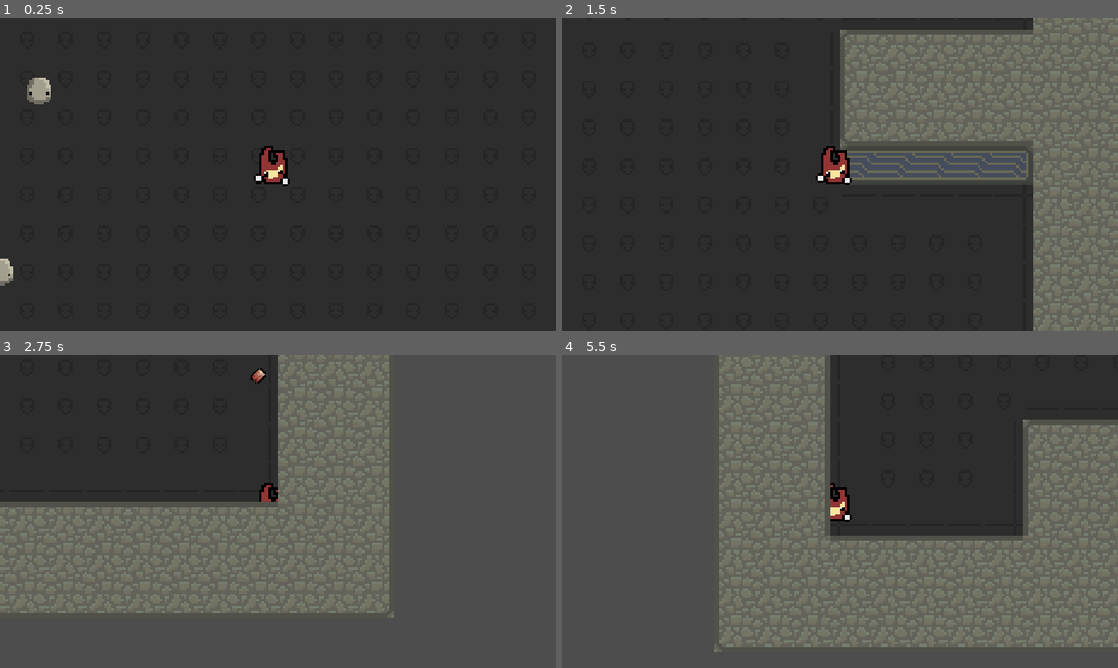
Above: before the commit, frames 1-4 (two rows, left to right).
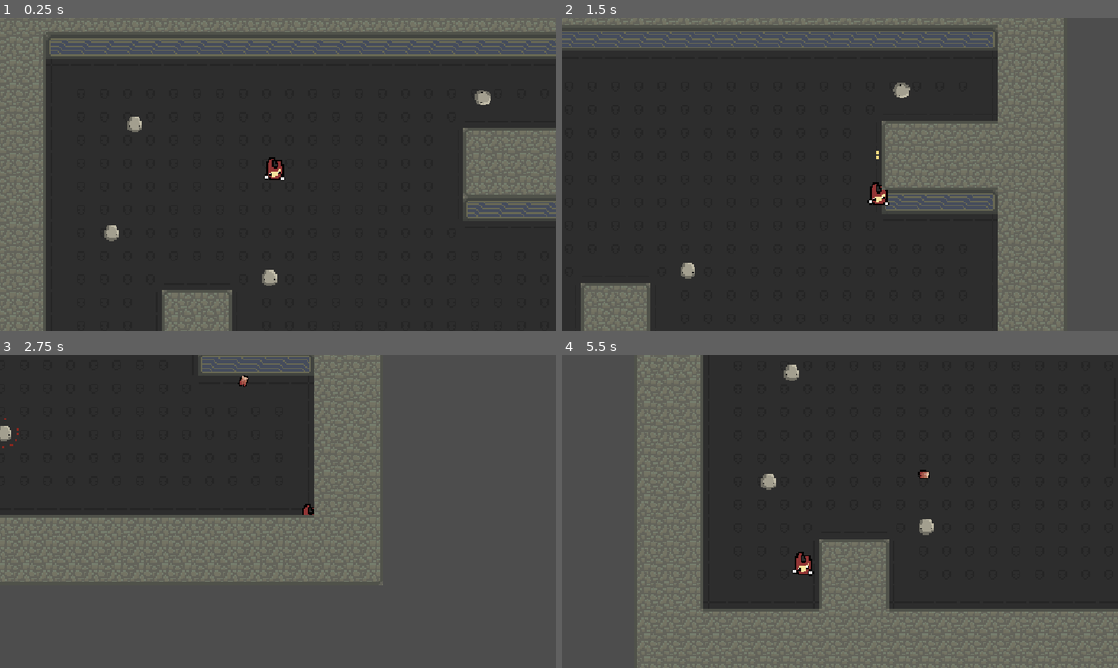
Above: after the commit, the same moments.

Repository: rileyrowanosborne/doctor-smell
Game: Godot game, scene res://Scenes/game.tscn
The game is run twice, just before and just after one commit, with the same random seed, the same clock (stepped at 60 frames per second) and the same inputs.
Inputs (mouse positions are in pixels of both pictures, inside the frame that each line leads up to):
- Up to frame 1 (0.25 s): no input
- Up to frame 2 (1.5 s): move the mouse to (962, 158) at 0.52 s; press the mouse at (962, 158) at 0.53 s; hold D (Right) 0.53-1.28 s; move the mouse to (728, 190) at 1.27 s; release the mouse at (728, 190) at 1.28 s; hold S (Down) from 1.28 s (still down); click (728, 190) at 1.35 s
- Up to frame 3 (2.75 s): move the mouse to (333, 442) at 2.02 s; release S (Down) at 2.03 s; press the mouse at (333, 442) at 2.03 s; hold D (Right) from 2.03 s (still down)
- Up to frame 4 (5.5 s): move the mouse to (812, 574) at 2.77 s; release D (Right) at 2.78 s; release the mouse at (812, 574) at 2.78 s; hold W (Up) 2.78-3.53 s; click (812, 574) at 2.85 s; move the mouse to (1006, 558) at 3.52 s; press the mouse at (1006, 558) at 3.53 s; hold A (Left) 3.53-5.03 s; move the mouse to (673, 464) at 4.27 s; release the mouse at (673, 464) at 4.28 s; click (673, 464) at 4.35 s; move the mouse to (867, 511) at 5.02 s; press the mouse at (867, 511) at 5.03 s; hold S (Down) from 5.03 s (still down)

The runs differ from the first frame. In frame 1, 26% of the frame differs, in the area x 0-100%, y 0-100%; in frame 2, 31%; in frame 3, 15%; in frame 4, 45%, in the area x 13-100%, y 0-100%.

Commit message:
Projectile swapping is dopeeee

Diff:
--- a/Scenes/game.tscn
+++ b/Scenes/game.tscn
@@ -11,7 +11,9 @@
 
 [node name="Camera2D" type="Camera2D" parent="Player" unique_id=1830034883]
 position = Vector2(2, -4)
-zoom = Vector2(5, 5)
+zoom = Vector2(3, 3)
+position_smoothing_enabled = true
+position_smoothing_speed = 3.0
 
 [node name="MainTileSet" parent="." unique_id=761452882 instance=ExtResource("2_qxrlw")]
 tile_map_data = PackedByteArray("AAAMAAcAAAACAAYAAAAMAAYAAAACAAUAAAAMAAUAAAACAAUAAAAMAAQAAAACAAUAAAAMAAMAAAACAAUAAAAMAA …(9200 unchanged characters)…
--- a/Scenes/player.tscn
+++ b/Scenes/player.tscn
@@ -15,7 +15,7 @@
 [node name="Player" type="CharacterBody2D" unique_id=1005723831]
 z_index = 5
 z_as_relative = false
-collision_mask = 10
+collision_mask = 12
 script = ExtResource("1_cvnsp")
 
 [node name="Sprite2D" type="Sprite2D" parent="." unique_id=648734983]
@@ -23,21 +23,18 @@
 texture = ExtResource("3_vgqql")
 
 [node name="CollisionShape2D" type="CollisionShape2D" parent="." unique_id=1336876912]
-visible = false
 position = Vector2(0, -2)
 shape = SubResource("CircleShape2D_v0iea")
 
 [node name="HurtBox" parent="." unique_id=1888837554 instance=ExtResource("3_6t5aa")]
-collision_mask = 4
+collision_mask = 0
 
 [node name="CollisionShape2D" type="CollisionShape2D" parent="HurtBox" unique_id=500064912]
-visible = false
 position = Vector2(0, -6)
 shape = SubResource("CapsuleShape2D_vgqql")
 
 [node name="LilHands" parent="." unique_id=570133942 instance=ExtResource("5_fkybt")]
 position = Vector2(0, -7)
-is_mini = true
 
 [node name="DamageTimer" type="Timer" parent="." unique_id=851315496]
 wait_time = 0.2
--- a/Scenes/projectile.tscn
+++ b/Scenes/projectile.tscn
@@ -4,22 +4,24 @@
 [ext_resource type="PackedScene" uid="uid://dj8a23bhreupf" path="res://Scenes/small_pop.tscn" id="2_d4467"]
 [ext_resource type="PackedScene" uid="uid://c4dw2bgemdyjb" path="res://Scenes/hit_box.tscn" id="2_yr2qt"]
 [ext_resource type="Texture2D" uid="uid://dncwug0u8gsp0" path="res://Assets/Sprites/MiscSprites/LilProjectile.png" id="3_d4467"]
+[ext_resource type="Script" uid="uid://iot4kphlsknq" path="res://Scripts/projectile_sprite.gd" id="4_e1077"]
 
 [sub_resource type="CircleShape2D" id="CircleShape2D_tl4hk"]
-radius = 3.0
+radius = 4.0
 
 [sub_resource type="CircleShape2D" id="CircleShape2D_d4467"]
 radius = 3.0
 
 [node name="Projectile" type="RigidBody2D" unique_id=1734071386]
 z_index = 4
-collision_layer = 0
-collision_mask = 0
+collision_layer = 2
+collision_mask = 12
 script = ExtResource("1_f8cdk")
 small_pop_scene = ExtResource("2_d4467")
 
 [node name="ProjectileSprite" type="Sprite2D" parent="." unique_id=2040920223]
 texture = ExtResource("3_d4467")
+script = ExtResource("4_e1077")
 
 [node name="HitBox" parent="." unique_id=1545500786 instance=ExtResource("2_yr2qt")]
 collision_layer = 2
--- a/Scenes/small_pop.tscn
+++ b/Scenes/small_pop.tscn
@@ -57,7 +57,7 @@
 }],
 "loop": false,
 "name": &"Explode",
-"speed": 5.0
+"speed": 10.0
 }]
 
 [node name="SmallPop" type="Node2D" unique_id=89459081]
--- a/Scenes/wandering_enemy.tscn
+++ b/Scenes/wandering_enemy.tscn
@@ -3,7 +3,6 @@
 [ext_resource type="Texture2D" uid="uid://cd6w7vpmk7b28" path="res://Assets/Sprites/MiscSprites/Rog.png" id="1_pevvp"]
 [ext_resource type="Script" uid="uid://8lx214mr5mr4" path="res://Scripts/wandering_enemy.gd" id="1_q0jbq"]
 [ext_resource type="PackedScene" uid="uid://b0r5pu3j8n1f8" path="res://Scenes/hurt_box.tscn" id="2_ca4o8"]
-[ext_resource type="PackedScene" uid="uid://cyg1spim2ef02" path="res://Scenes/health_component.tscn" id="4_6tads"]
 [ext_resource type="Texture2D" uid="uid://detyx08w6mkyi" path="res://Assets/Sprites/SpriteSheets/SparkAnim-Sheet.png" id="5_75f7r"]
 [ext_resource type="PackedScene" uid="uid://c4dw2bgemdyjb" path="res://Scenes/hit_box.tscn" id="6_b88ek"]
 
@@ -69,6 +68,7 @@
 z_index = 5
 z_as_relative = false
 collision_layer = 4
+collision_mask = 3
 script = ExtResource("1_q0jbq")
 
 [node name="GroundPoundAnim" type="AnimatedSprite2D" parent="." unique_id=1269014971]
@@ -81,16 +81,13 @@
 
 [node name="HurtBox" parent="." unique_id=1888837554 instance=ExtResource("2_ca4o8")]
 collision_layer = 4
-collision_mask = 2
+collision_mask = 0
 
 [node name="CollisionShape2D" type="CollisionShape2D" parent="HurtBox" unique_id=194167572]
 shape = SubResource("CircleShape2D_ca4o8")
 
 [node name="CollisionShape2D" type="CollisionShape2D" parent="." unique_id=1080250589]
 shape = SubResource("CircleShape2D_q0jbq")
-
-[node name="HealthComponent" parent="." unique_id=1630752310 instance=ExtResource("4_6tads")]
-health = 50.0
 
 [node name="GroundPoundHitBox" parent="." unique_id=1545500786 instance=ExtResource("6_b88ek")]
 collision_layer = 0
--- a/Scripts/hit_box.gd
+++ b/Scripts/hit_box.gd
@@ -11,6 +11,10 @@
 
 
 
+
 func _on_body_entered(body: Node2D) -> void:
 	if get_parent().has_method("explode"):
-		get_parent().explode()
+		if PlayerInfo.can_ricochet:
+			return
+		else:
+			get_parent().explode()
--- a/Scripts/player.gd
+++ b/Scripts/player.gd
@@ -9,7 +9,7 @@
 var current_health : float = 150.0
 
 
-var speed : float = 250.0
+var speed : float = 200.0
 var accel : float = 8.0
 
 var input : Vector2
--- a/Scripts/projectile.gd
+++ b/Scripts/projectile.gd
@@ -5,15 +5,32 @@
 #nodes
 @onready var projectile_sprite : Sprite2D = $ProjectileSprite
 
+
+
+#assets
+	#Base projectiles
+const HUGE_LIL_PROJECTILES = preload("uid://cake47m60bpuq")
+const LIL_PROJECTILE = preload("uid://dncwug0u8gsp0")
+const LIL_LIL_PROJECTILE = preload("uid://6ecuv1y6uheh")
+
+	#Ricochet projectiles
+const LIL_LIL_RICOCHET_PROJECTILE = preload("uid://cmw1xcedfsuc8")
+const LIL_RICHOCHET_PROJECTILE = preload("uid://deg5i8pwhsji6")
+const RICOCHET_PROJECTILE = preload("uid://r554hp13km8q")
+
+
+
 @export var small_pop_scene : PackedScene
 
 
 var projectile_direction : Vector2
 
+
 #base stats for projectiles
 var speed : float = 150
 var fire_rate_delay : float = .5
-
+var total_bounces : int = 0
+var total_max_bounces : int = 3
 
 
 func _ready() -> void:
@@ -22,33 +39,59 @@
 
 func projectile_type():
 	if PlayerInfo.is_huge:
-		projectile_sprite.scale = Vector2(3,3)
-		PlayerInfo.fire_rate_delay =1.5
+		PlayerInfo.fire_rate_delay = 1.5
 		PlayerInfo.projectile_speed = 100.0
+		PlayerInfo.projectile_damage = 10
 
-	if PlayerInfo.is_mini:
-		projectile_sprite.scale *= Vector2(.8,.8)
+	elif PlayerInfo.is_mini:
 		PlayerInfo.fire_rate_delay = .1
 		PlayerInfo.projectile_speed = 200.0
+		PlayerInfo.projectile_damage = 2.5
 
-	if PlayerInfo.can_explode:
+	elif PlayerInfo.can_explode:
 		PlayerInfo.fire_rate_delay = .75
+
+	elif PlayerInfo.can_ricochet:
+		PlayerInfo.projectile_damage = 5
+		PlayerInfo.fire_rate_delay = .5
+		PlayerInfo.projectile_speed = 150.0
+
+	else:
+		PlayerInfo.projectile_damage = 5
+		PlayerInfo.fire_rate_delay = .5
+		PlayerInfo.projectile_speed = 150.0
+
+	if PlayerInfo.can_ricochet:
+		total_max_bounces = 2
+	else:
+		total_max_bounces = 0
+
+
+
+func _physics_process(delta: float) -> void:
+
+	var collision = move_and_collide(projectile_direction.normalized() * PlayerInfo.projectile_speed * delta)
+	if collision:
+		if total_bounces >= total_max_bounces:
+			explode()
+		else:
+			projectile_direction = projectile_direction.bounce(collision.get_normal())
+			spawn_small_pop(global_position, Vector2(1,1))
+			total_bounces += 1
 
 
 
 
 
-func _physics_process(delta: float) -> void:
-	linear_velocity = projectile_direction.normalized() * speed
+func explode():
 
-
-func explode():
 	if PlayerInfo.is_huge:
 		spawn_small_pop(global_position, Vector2(2,2))
 	elif PlayerInfo.is_mini:
 		spawn_small_pop(global_position, Vector2(.5,.5))
 	else:
 		spawn_small_pop(global_position, Vector2(1,1))
+
 	queue_free()
 
 
--- /dev/null
+++ b/Scripts/projectile_sprite.gd
@@ -0,0 +1,40 @@
+extends Sprite2D
+
+
+#base projectiles
+const HUGE_LIL_PROJECTILES = preload("uid://cake47m60bpuq")
+const LIL_LIL_PROJECTILE = preload("uid://6ecuv1y6uheh")
+const LIL_PROJECTILE = preload("uid://dncwug0u8gsp0")
+
+#richochet projectiles
+const LIL_LIL_RICOCHET_PROJECTILE = preload("uid://cmw1xcedfsuc8")
+const LIL_RICHOCHET_PROJECTILE = preload("uid://deg5i8pwhsji6")
+const RICOCHET_PROJECTILE = preload("uid://r554hp13km8q")
+
+
+
+
+func _ready() -> void:
+	projectile_checker()
+
+
+
+
+func projectile_checker():
+
+	if PlayerInfo.is_mini:
+		if PlayerInfo.can_ricochet:
+			texture = LIL_LIL_RICOCHET_PROJECTILE
+		else:
+			texture = LIL_LIL_PROJECTILE
+
+	elif PlayerInfo.is_huge:
+		if PlayerInfo.can_ricochet:
+			texture = LIL_RICHOCHET_PROJECTILE
+		else:
+			texture = HUGE_LIL_PROJECTILES
+	else:
+		if PlayerInfo.can_ricochet:
+			texture = LIL_RICHOCHET_PROJECTILE
+		else:
+			texture = LIL_PROJECTILE
--- a/Scripts/wandering_enemy.gd
+++ b/Scripts/wandering_enemy.gd
@@ -35,6 +35,7 @@
 
 
 func take_damage():
+	print("enemy damaged")
 	current_health -= PlayerInfo.projectile_damage
 	sprite_2d.modulate = Color.CRIMSON
 	damage_timer.start()
Binary file added: Assets/Sprites/MiscSprites/HugeLilProjectiles.png
Not shown, added: Assets/Sprites/MiscSprites/HugeLilProjectiles.png.import
Binary file added: Assets/Sprites/MiscSprites/LilLilProjectile.png
Not shown, added: Assets/Sprites/MiscSprites/LilLilProjectile.png.import
Binary file added: Assets/Sprites/MiscSprites/LilLilRicochetProjectile.png
Not shown, added: Assets/Sprites/MiscSprites/LilLilRicochetProjectile.png.import
Binary file added: Assets/Sprites/MiscSprites/RicochetProjectile.png
Not shown, added: Assets/Sprites/MiscSprites/RicochetProjectile.png.import
Binary file added: Assets/Sprites/MiscSprites/lilRichochetProjectile.png
Not shown, added: Assets/Sprites/MiscSprites/lilRichochetProjectile.png.import
Not shown, added: Scripts/projectile_sprite.gd.uid
Not shown, changed: .DS_Store
(and 3 more such lines)
